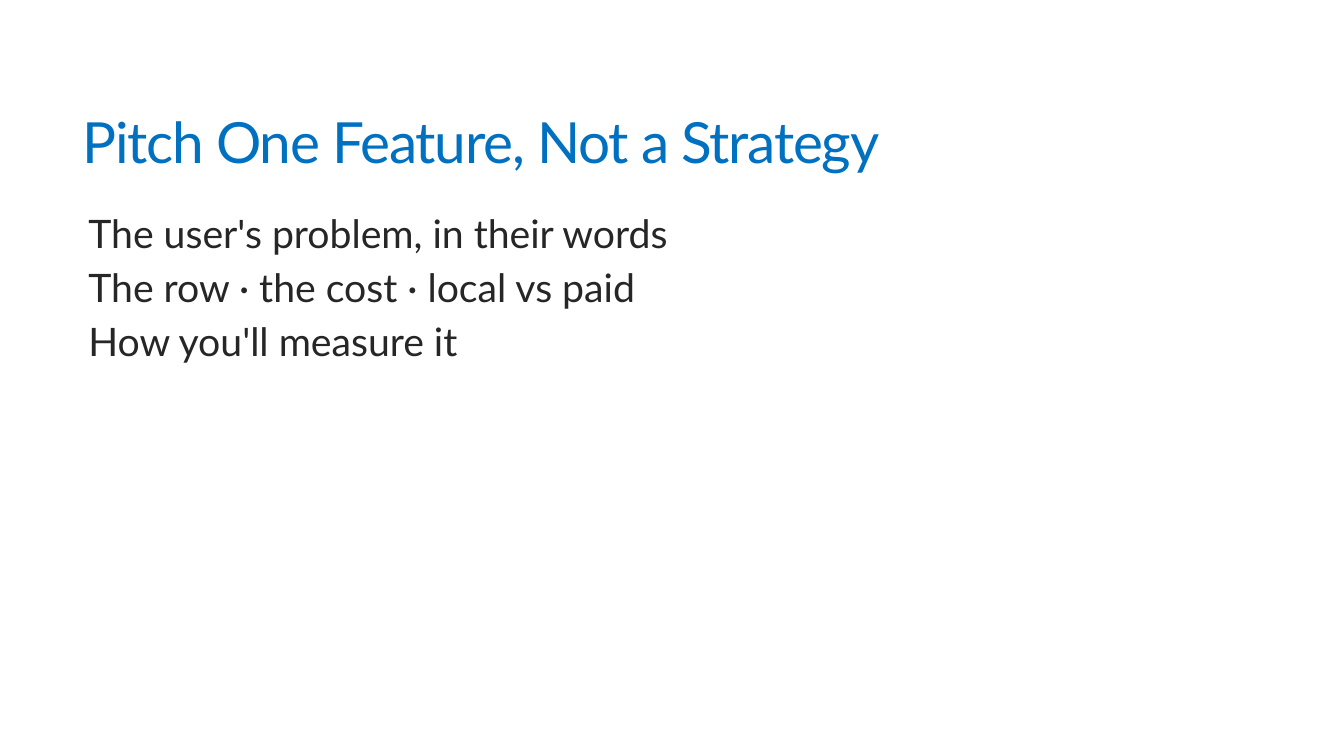
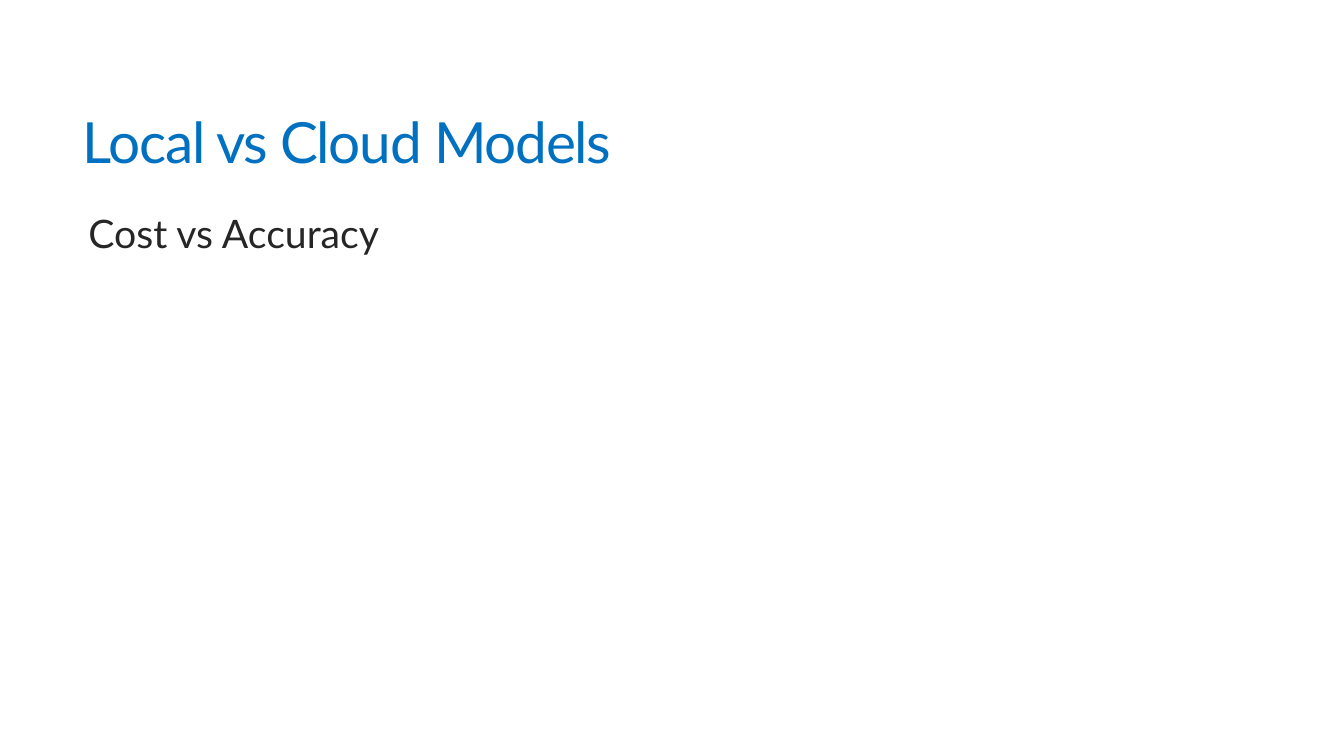
Before and after one commit to trailheadtechnology/10-ai-features-workshop, a slide deck: slide 9 of modules/M5-closing/M5-closing.pptx (slide 30 before the commit). Drawn at 1344x756 pixels with LibreOffice and Linux fonts; fonts in the diff are those of the drawing. Boxes give left, top, right and bottom in pixels: in the first picture for what was removed or moved away, otherwise in the second. Text is boxed around its words. In the diff, an @@ line names an element or a change of style, - is before the commit and + after.

```diff
--- a/modules/M5-closing/M5-closing.pptx
+++ b/modules/M5-closing/M5-closing.pptx
@@ title at box(83, 121, 611, 164): text changed @@
-Pitch One Feature, Not a Strategy
+Local vs Cloud Models
@@ text at box(88, 219, 379, 255): text changed @@
-  The user's problem, in their words
-  The row · the cost · local vs paid
-  How you'll measure it
+  Cost vs Accuracy
```
Also in this commit, not shown: 8 other slides changed, 22 slides removed, 9 other files.
